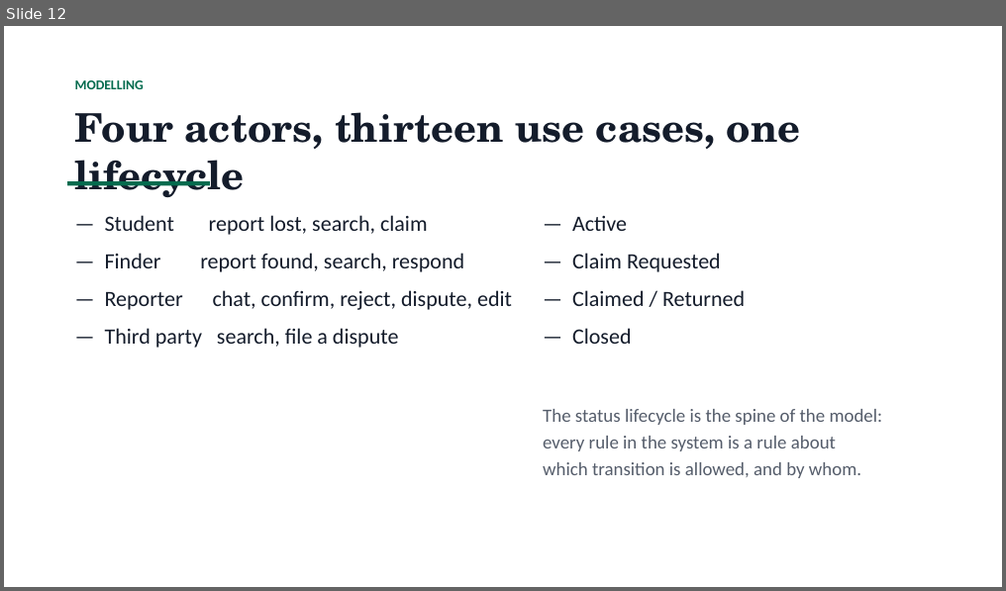
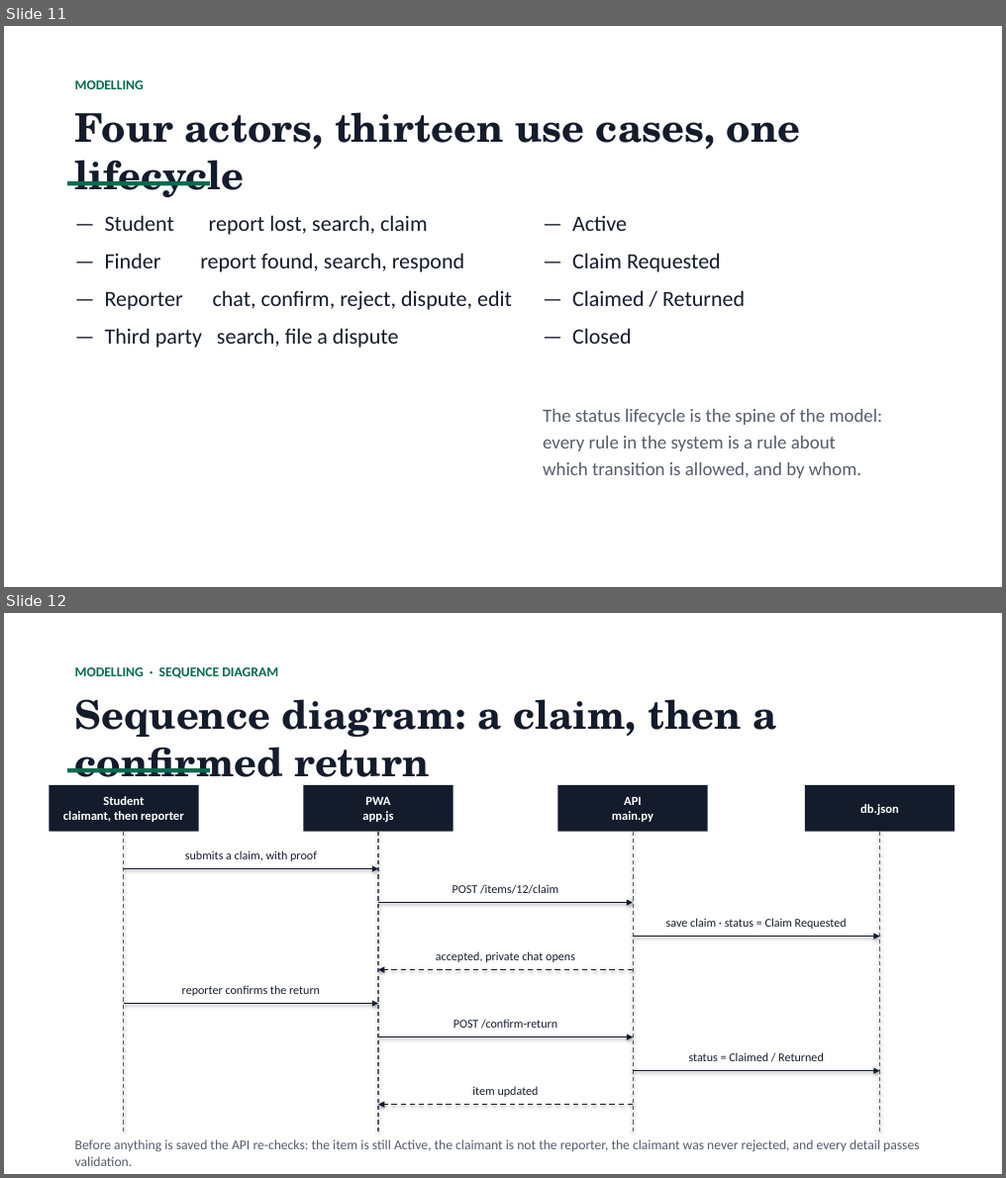
Before and after one commit to 1mathew2/afit-lost-and-found, a slide deck: AFIT_SP014_Presentation_FINAL.pptx. Shown one above the other, each under a label of ours: slide 12 before the commit, slides 11 and 12 after it. The pictures are 1006x591 and 1006x1178 pixels, drawn with LibreOffice and Linux fonts; fonts in the diff are those of the drawing. Boxes give left, top, right and bottom in pixels: in the first picture for what was removed or moved away, otherwise in the second. Text is boxed around its words. In the diff, an @@ line names an element or a change of style, - is before the commit and + after.

Commit message:
slides: add sequence diagram slide for the claim-and-return flow

```diff
--- a/AFIT_SP014_Presentation_FINAL.pptx
+++ b/AFIT_SP014_Presentation_FINAL.pptx
@@ slide 12 added at bbox=[4, 613, 1002, 1174], background #FFFFFF @@
@@ text added at bbox=[75, 667, 278, 678], 13 pt, text #046B4E, bold @@
+MODELLING · SEQUENCE DIAGRAM
@@ text added at bbox=[75, 699, 776, 790], 38 pt, text #141C2B, bold @@
+Sequence diagram: a claim, then a confirmed return
@@ rectangle added at bbox=[49, 785, 199, 832], fill #141C2B, 12 pt, text #FFFFFF, bold @@
+Student
+claimant, then reporter
@@ rectangle added at bbox=[67, 768, 210, 773], fill #046B4E @@
@@ rectangle added at bbox=[303, 785, 453, 832], fill #141C2B, 12 pt, text #FFFFFF, bold @@
+PWA
+app.js
@@ rectangle added at bbox=[558, 785, 708, 832], fill #141C2B, 12 pt, text #FFFFFF, bold @@
+API
+main.py
@@ rectangle added at bbox=[805, 785, 954, 832], fill #141C2B, 12 pt, text #FFFFFF, bold @@
+db.json
@@ line added from (124, 832) to (124, 1134), #555D6B 1 pt dashed @@
@@ line added from (378, 832) to (378, 1134), #555D6B 1 pt dashed @@
@@ line added from (633, 832) to (633, 1134), #555D6B 1 pt dashed @@
@@ line added from (880, 832) to (880, 1134), #555D6B 1 pt dashed @@
@@ arrow added from (124, 869) to (378, 869), #141C2B 1.25 pt @@
@@ text added at bbox=[185, 851, 317, 861], 11.5 pt, text #141C2B @@
+submits a claim, with proof
@@ arrow added from (378, 903) to (633, 903), #141C2B 1.25 pt @@
@@ text added at bbox=[452, 884, 558, 894], 11.5 pt, text #141C2B @@
+POST /items/12/claim
@@ arrow added from (633, 937) to (880, 937), #141C2B 1.25 pt @@
@@ text added at bbox=[666, 918, 846, 929], 11.5 pt, text #141C2B @@
+save claim · status = Claim Requested
@@ text added at bbox=[436, 952, 575, 962], 11.5 pt, text #141C2B @@
+accepted, private chat opens
@@ text added at bbox=[182, 985, 320, 996], 11.5 pt, text #141C2B @@
+reporter confirms the return
@@ arrow added from (633, 970) to (378, 970), #141C2B 1.25 pt dashed @@
@@ arrow added from (124, 1004) to (378, 1004), #141C2B 1.25 pt @@
@@ text added at bbox=[453, 1019, 557, 1029], 11.5 pt, text #141C2B @@
+POST /confirm-return
@@ arrow added from (378, 1038) to (633, 1038), #141C2B 1.25 pt @@
@@ text added at bbox=[689, 1053, 824, 1061], 11.5 pt, text #141C2B @@
+status = Claimed / Returned
@@ text added at bbox=[472, 1086, 539, 1097], 11.5 pt, text #141C2B @@
+item updated
@@ arrow added from (633, 1071) to (880, 1071), #141C2B 1.25 pt @@
@@ arrow added from (633, 1105) to (378, 1105), #141C2B 1.25 pt dashed @@
@@ text added at bbox=[75, 1140, 919, 1166], 13 pt, text #555D6B @@
+Before anything is saved the API re-checks: the item is still Active, the claimant is not the reporter, the claimant was never rejected, and every detail passes validation.
@@ what was slide 12 is now slide 11 @@
```
Also in this commit, not shown: 2 slides changed, 3 slides removed, 1 other file.
